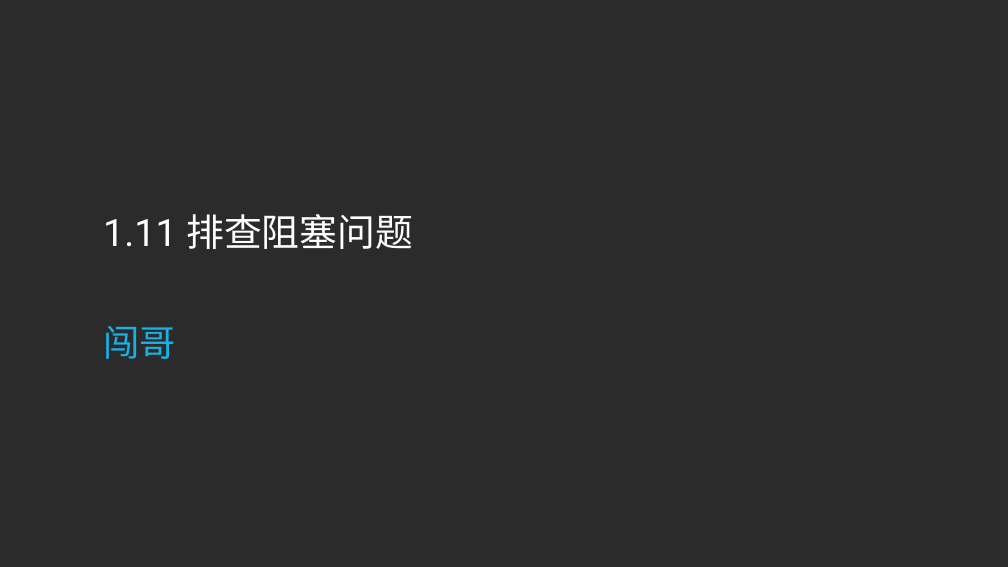
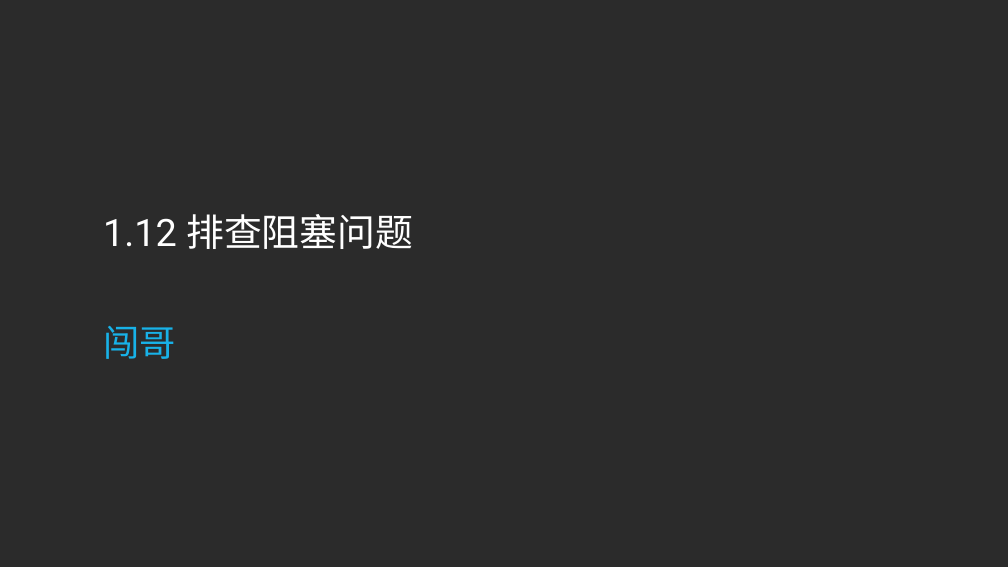
Before and after one commit to sqc157400661/Snail, a slide deck: slide 49 of Go专题系列/性能分析和优化专题/性能分析和优化专题.pptx (slide 31 before the commit). Drawn at 1008x567 pixels with LibreOffice and Linux fonts; fonts in the diff are those of the drawing; background and template pictures are left out; a plain dark background stands for a picture behind light text. Boxes give left, top, right and bottom in pixels: in the first picture for what was removed or moved away, otherwise in the second. Text is boxed around its words. In the diff, an @@ line names an element or a change of style, - is before the commit and + after.

```diff
--- a/Go专题系列/性能分析和优化专题/性能分析和优化专题.pptx
+++ b/Go专题系列/性能分析和优化专题/性能分析和优化专题.pptx
@@ text at bbox=[103, 214, 413, 249]: text changed @@
-1.11 排查阻塞问题
+1.12 排查阻塞问题
```
Also in this commit, not shown: 8 other slides changed, 18 slides added, 13 other files.
